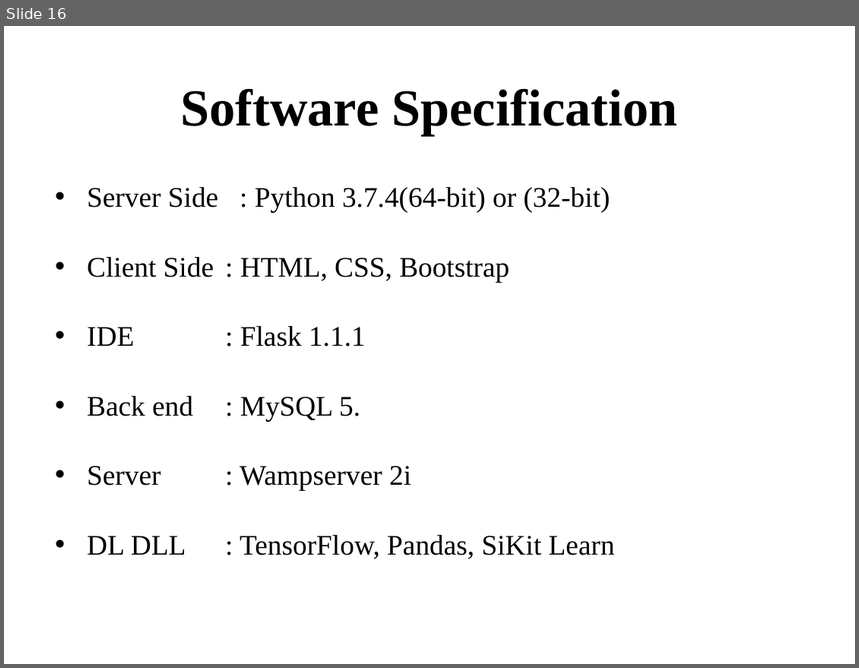
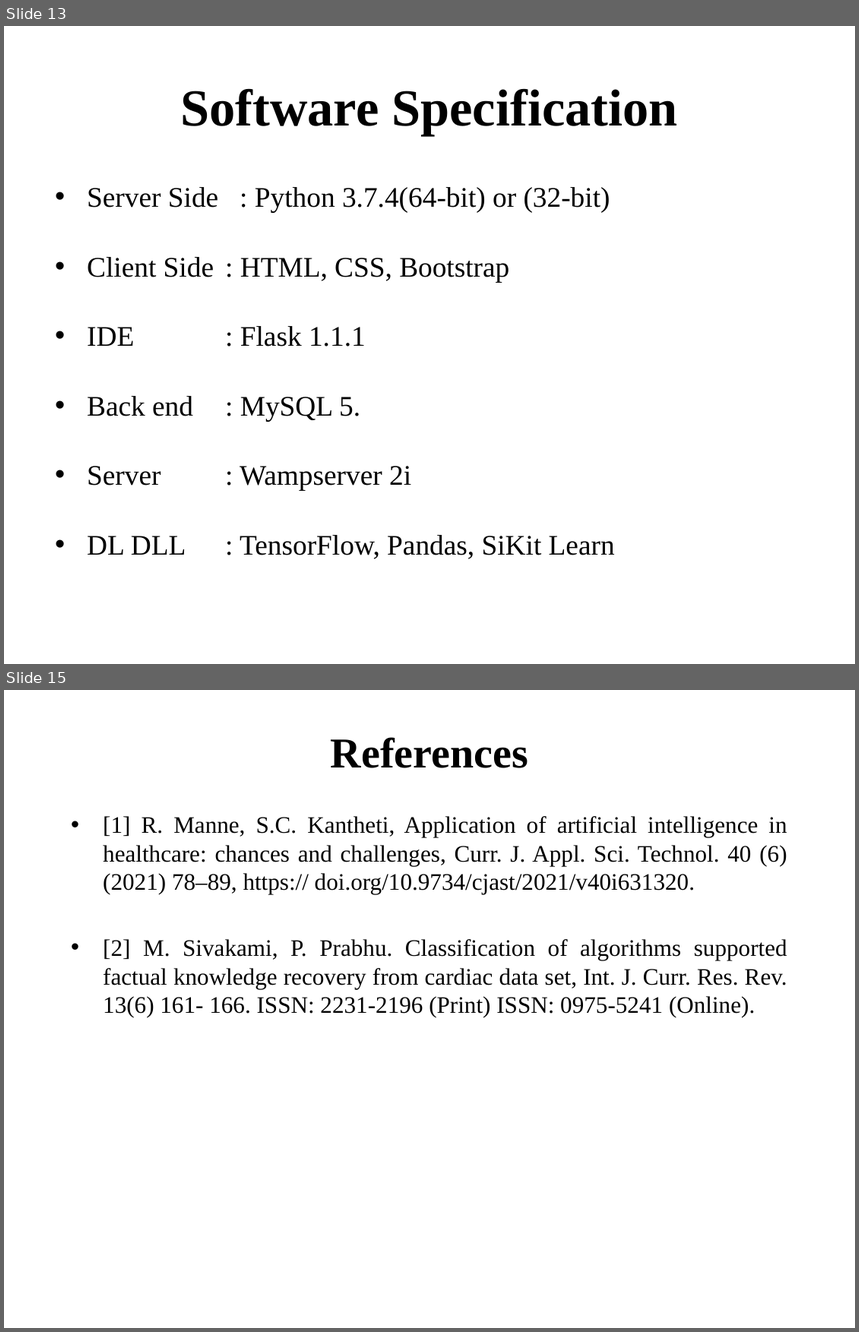
Before and after one commit to VarunKrishnanV/multi-disease-prediciton, a slide deck: others/ppt/finalPPT.pptx. Shown one above the other, each under a label of ours: slide 16 before the commit, slides 13 and 15 after it; the slides between them are not shown. The pictures are 859x668 and 859x1332 pixels, drawn with LibreOffice and Linux fonts; fonts in the diff are those of the drawing. Boxes give left, top, right and bottom in pixels: in the first picture for what was removed or moved away, otherwise in the second. Text is boxed around its words. In the diff, an @@ line names an element or a change of style, - is before the commit and + after.

```diff
--- a/others/ppt/finalPPT.pptx
+++ b/others/ppt/finalPPT.pptx
@@ slide 15 added at [4,690,855,1328], background #FFFFFF @@
@@ title added at [331,737,528,768], 36 pt, text #000000, bold @@
+References
@@ text added at [103,816,788,1018], 20 pt, text #000000 @@
+• [1] R. Manne, S.C. Kantheti, Application of artificial intelligence in healthcare: chances and challenges, Curr. J. Appl. Sci. Technol. 40 (6) (2021) 78–89, https:// doi.org/10.9734/cjast/2021/v40i631320.
+• [2] M. Sivakami, P. Prabhu. Classification of algorithms supported factual knowledge recovery from cardiac data set, Int. J. Curr. Res. Rev. 13(6) 161- 166. ISSN: 2231-2196 (Print) ISSN: 0975-5241 (Online).
@@ what was slide 16 is now slide 13 @@
```
Also in this commit, not shown: 5 slides changed, 2 other slides added, 5 slides removed, 14 other files.
